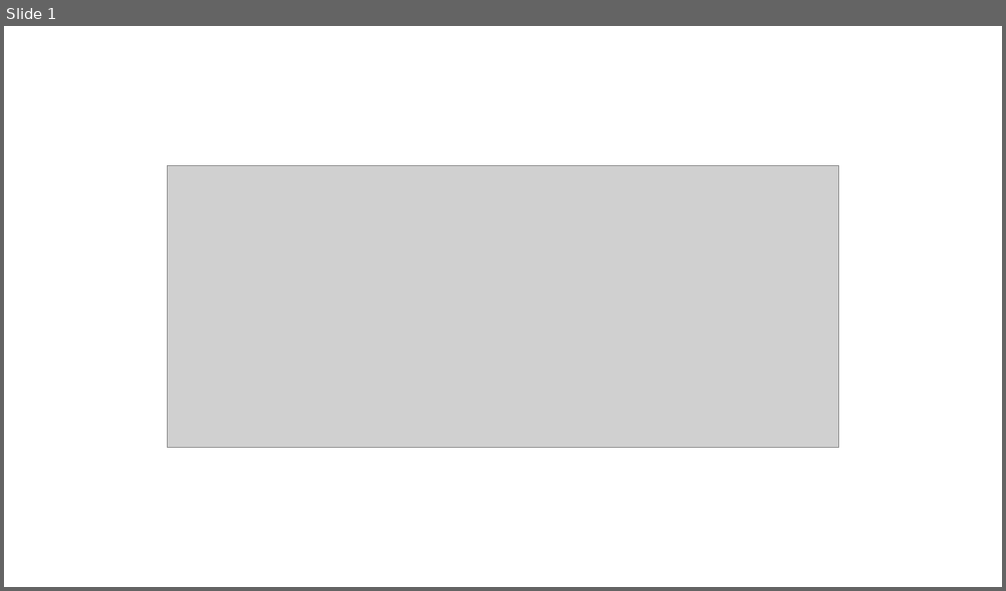
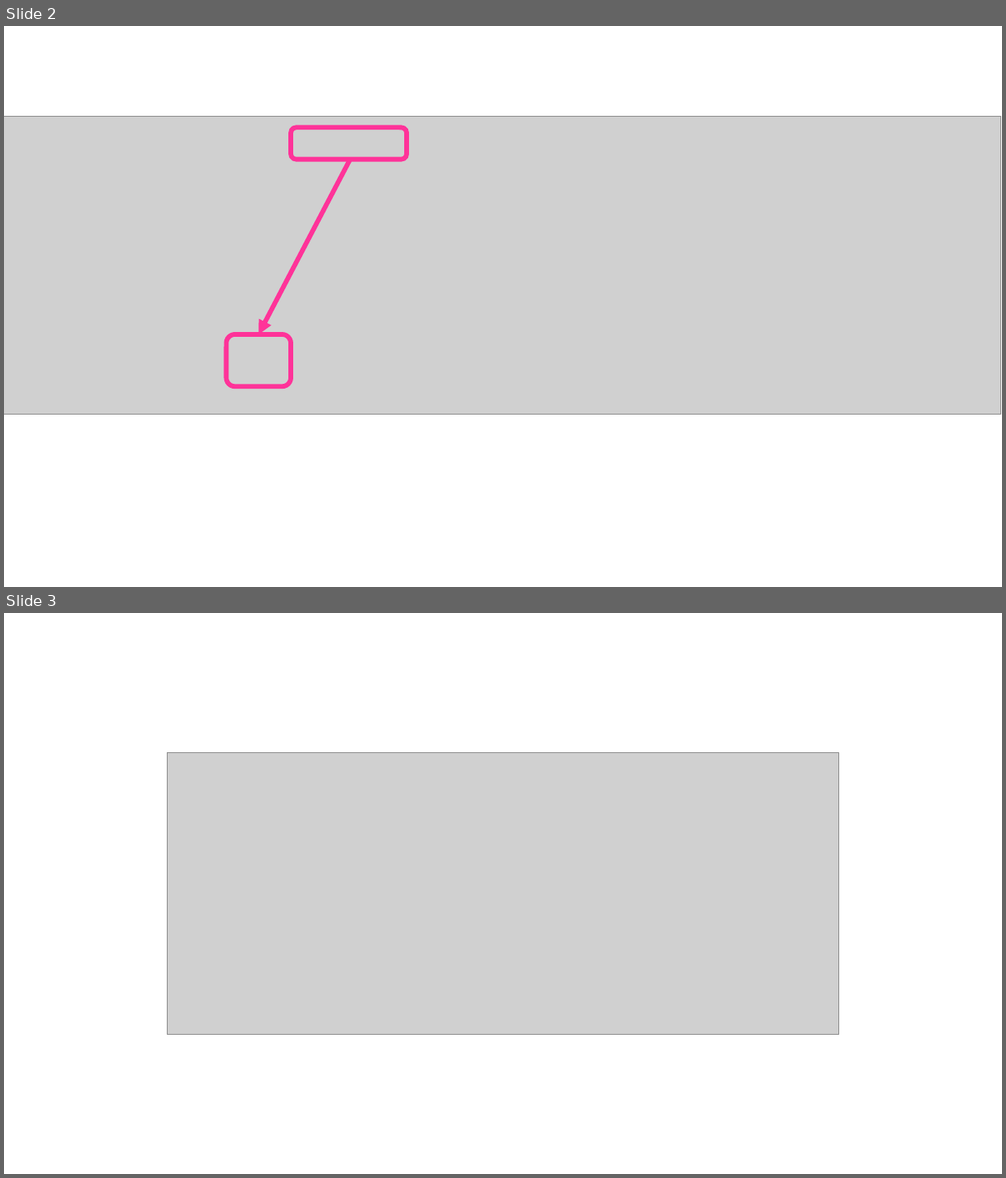
Before and after one commit to clum/MatlabLum, a slide deck: MatlabLanguageSamples/Matlab/findop/findop_GRAPHICS.pptx. Shown one above the other, each under a label of ours: slide 1 before the commit, slides 2 and 3 after it. The pictures are 1006x591 and 1006x1178 pixels, drawn with LibreOffice and Linux fonts; fonts in the diff are those of the drawing; grey boxes stand for pictures. Boxes give left, top, right and bottom in pixels: in the first picture for what was removed or moved away, otherwise in the second. Text is boxed around its words. In the diff, an @@ line names an element or a change of style, - is before the commit and + after.

```diff
--- a/MatlabLanguageSamples/Matlab/findop/findop_GRAPHICS.pptx
+++ b/MatlabLanguageSamples/Matlab/findop/findop_GRAPHICS.pptx
@@ slide 2 added at <box>4,26,1002,587</box>, background #FFFFFF @@
@@ picture added at <box>4,116,1001,414</box> @@
@@ rounded rectangle added at <box>291,128,407,160</box>, outline #FF3399 4.5 pt @@
@@ arrow added from (350, 160) to (258, 335), #FF3399 4.5 pt @@
@@ rounded rectangle added at <box>226,335,291,386</box>, outline #FF3399 4.5 pt @@
@@ what was slide 1 is now slide 3 @@
```
Also in this commit, not shown: 1 other slide added, 1 other file.
